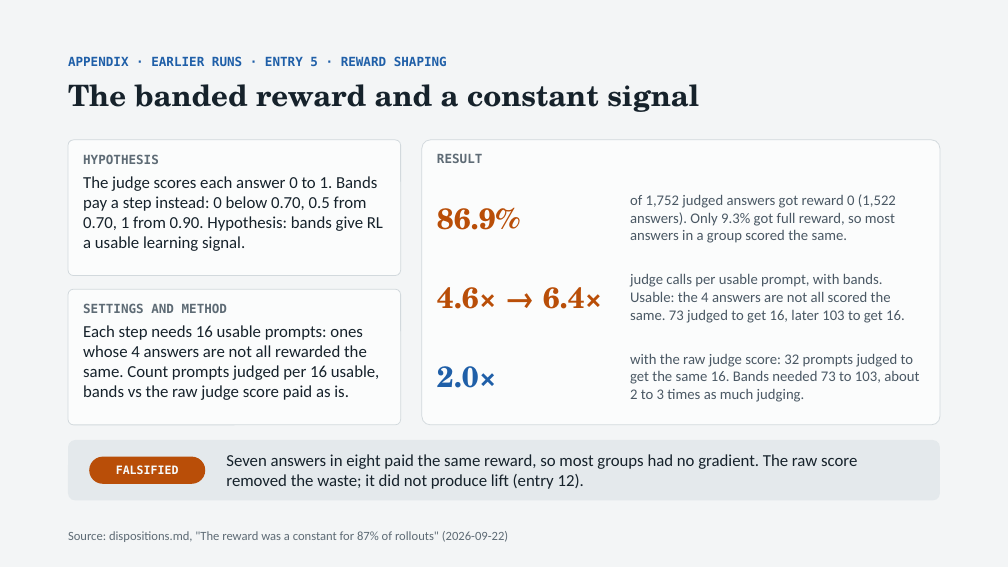
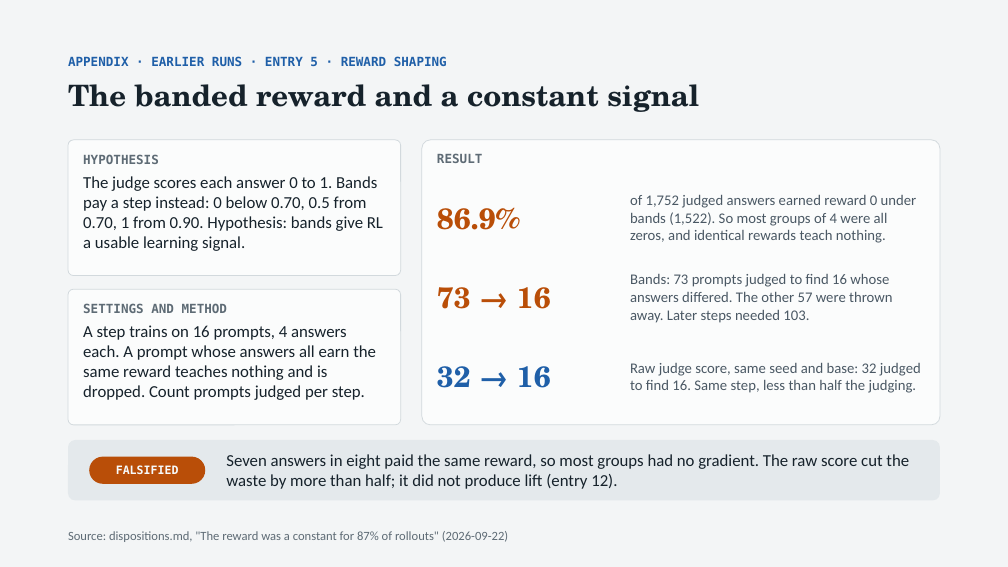
Before and after one commit to thistleknot/rl_v2_share, a slide deck: slide 19 of docs/RL_V2_rl.pptx. Drawn at 1008x567 pixels with LibreOffice and Linux fonts; fonts in the diff are those of the drawing. Boxes give left, top, right and bottom in pixels: in the first picture for what was removed or moved away, otherwise in the second. Text is boxed around its words. In the diff, an @@ line names an element or a change of style, - is before the commit and + after.

```diff
--- a/docs/RL_V2_rl.pptx
+++ b/docs/RL_V2_rl.pptx
@@ text at [630, 195, 917, 243]: text changed @@
-of 1,752 judged answers got reward 0 (1,522 answers). Only 9.3% got full reward, so most answers in a group scored the same.
+of 1,752 judged answers earned reward 0 under bands (1,522). So most groups of 4 were all zeros, and identical rewards teach nothing.
@@ text at [437, 287, 551, 309]: text changed @@
-4.6× → 6.4×
+73 → 16
@@ text at [630, 274, 893, 323]: text changed @@
-judge calls per usable prompt, with bands. Usable: the 4 answers are not all scored the same. 73 judged to get 16, later 103 to get 16.
+Bands: 73 prompts judged to find 16 whose answers differed. The other 57 were thrown away. Later steps needed 103.
@@ text at [83, 325, 376, 400]: text changed @@
-Each step needs 16 usable prompts: ones whose 4 answers are not all rewarded the same. Count prompts judged per 16 usable, bands vs the raw judge score paid as is.
+A step trains on 16 prompts, 4 answers each. A prompt whose answers all earn the same reward teaches nothing and is dropped. Count prompts judged per step.
@@ text at [437, 366, 551, 388]: text changed @@
-2.0×
+32 → 16
@@ text at [630, 363, 921, 393]: text changed @@
-with the raw judge score: 32 prompts judged to get the same 16. Bands needed 73 to 103, about 2 to 3 times as much judging.
+Raw judge score, same seed and base: 32 judged to find 16. Same step, less than half the judging.
@@ text at [226, 454, 909, 489]: text changed @@
-Seven answers in eight paid the same reward, so most groups had no gradient. The raw score removed the waste; it did not produce lift (entry 12).
+Seven answers in eight paid the same reward, so most groups had no gradient. The raw score cut the waste by more than half; it did not produce lift (entry 12).
```
